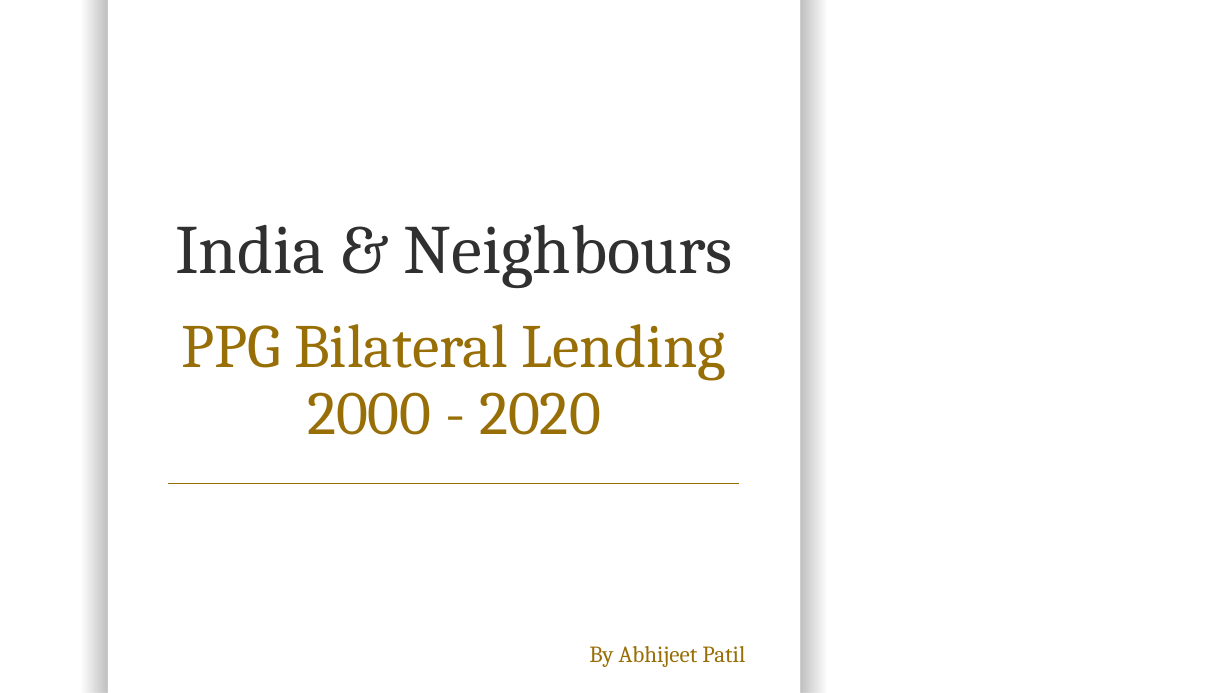
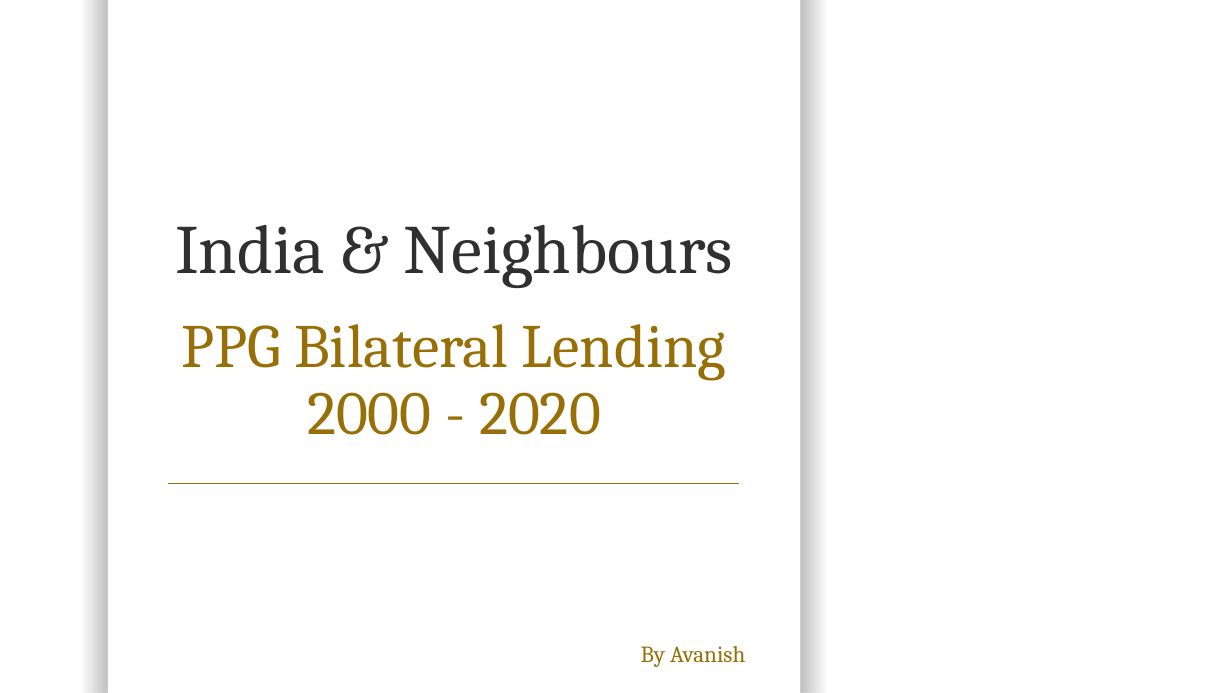
Before and after one commit to avi-ui13/Debt-Statistics, a slide deck: slide 1 of Bilateral Debt Analysis Presentation.pptx. Drawn at 1232x693 pixels with LibreOffice and Linux fonts; fonts in the diff are those of the drawing; background and template pictures are left out. Boxes give left, top, right and bottom in pixels: in the first picture for what was removed or moved away, otherwise in the second. Text is boxed around its words. In the diff, an @@ line names an element or a change of style, - is before the commit and + after.

Commit message:
Changed the ppt

```diff
--- a/Bilateral Debt Analysis Presentation.pptx
+++ b/Bilateral Debt Analysis Presentation.pptx
@@ text at <box>641,646,745,667</box>: text changed @@
-By Abhijeet Patil
+By Avanish
```
